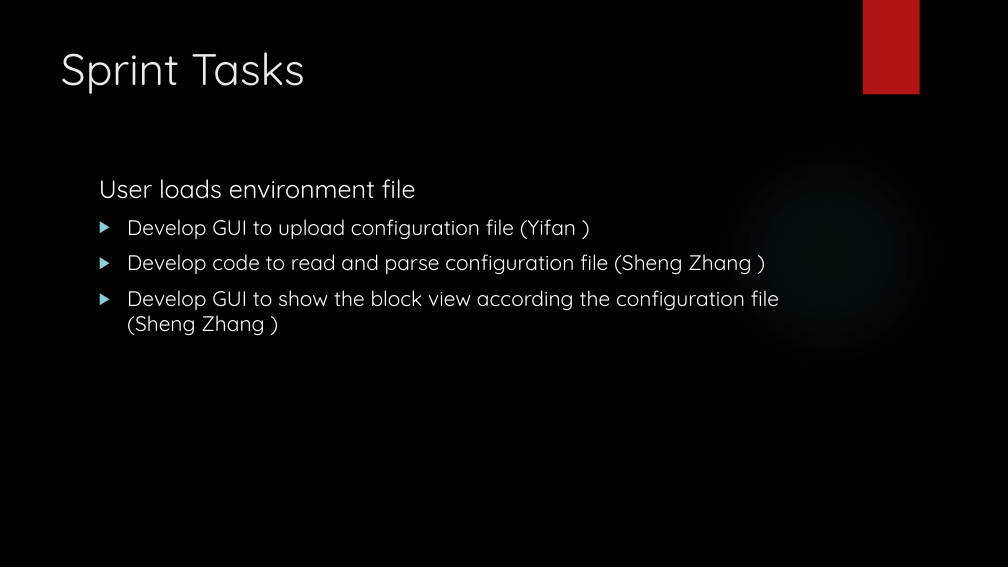
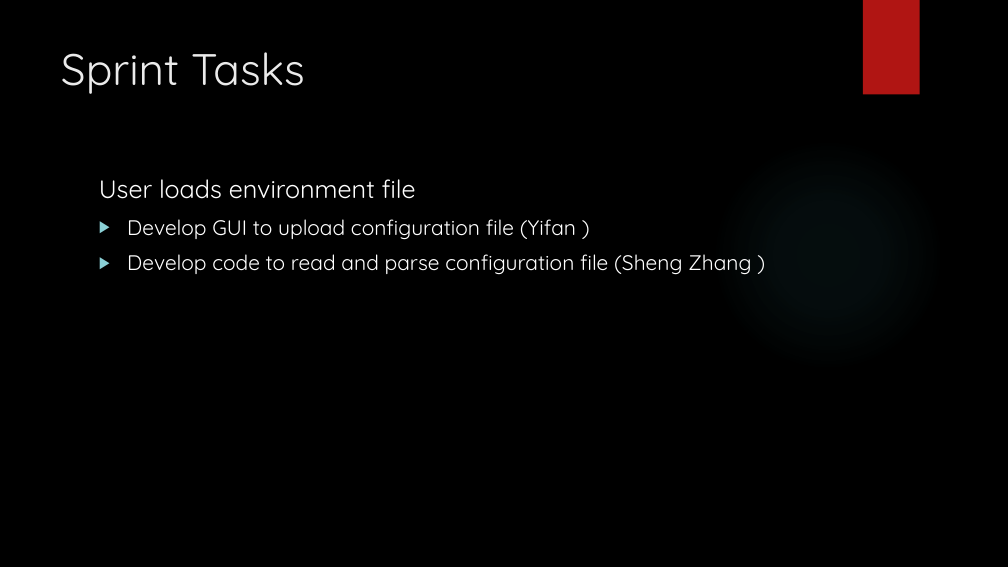
Before and after one commit to 2012215434/CS744, a slide deck: slide 6 of documents/second_presentation.pptx. Drawn at 1008x567 pixels with LibreOffice and Linux fonts; fonts in the diff are those of the drawing; background and template pictures are left out. Boxes give left, top, right and bottom in pixels: in the first picture for what was removed or moved away, otherwise in the second. Text is boxed around its words. In the diff, an @@ line names an element or a change of style, - is before the commit and + after.

Commit message:
update PPT and sprints

```diff
--- a/documents/second_presentation.pptx
+++ b/documents/second_presentation.pptx
@@ text at [127,290,779,336]: paragraph removed @@
-▶ Develop GUI to show the block view according the configuration file (Sheng Zhang )
```
Also in this commit, not shown: 2 other slides changed, 1 other file.
